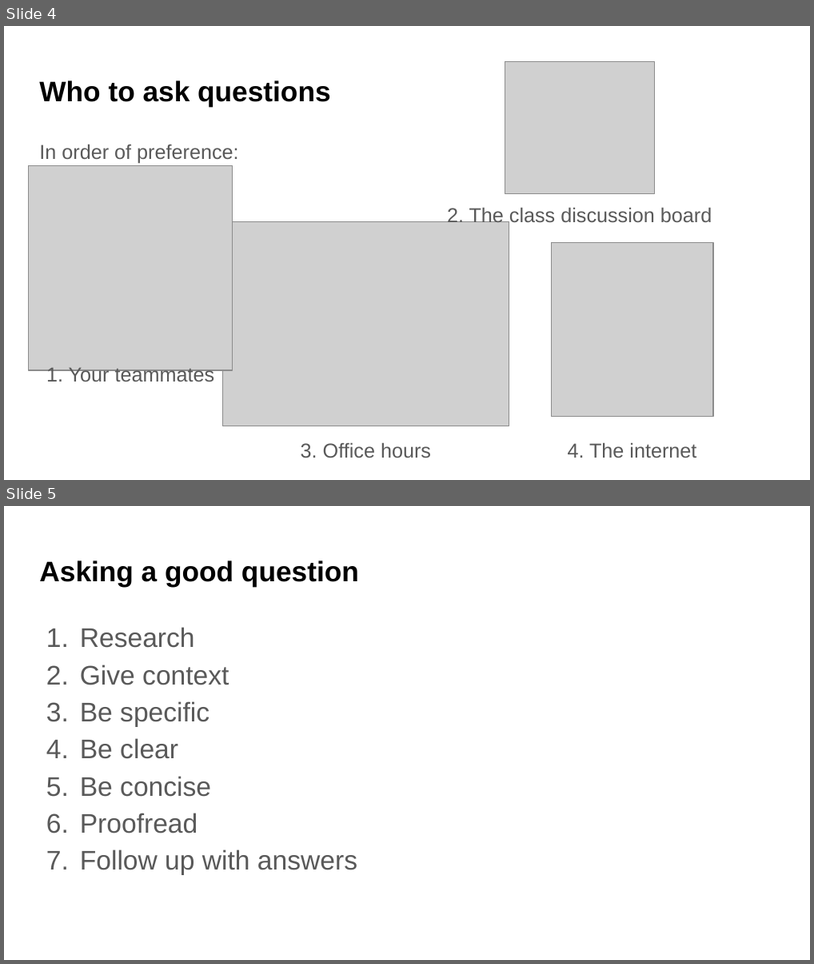
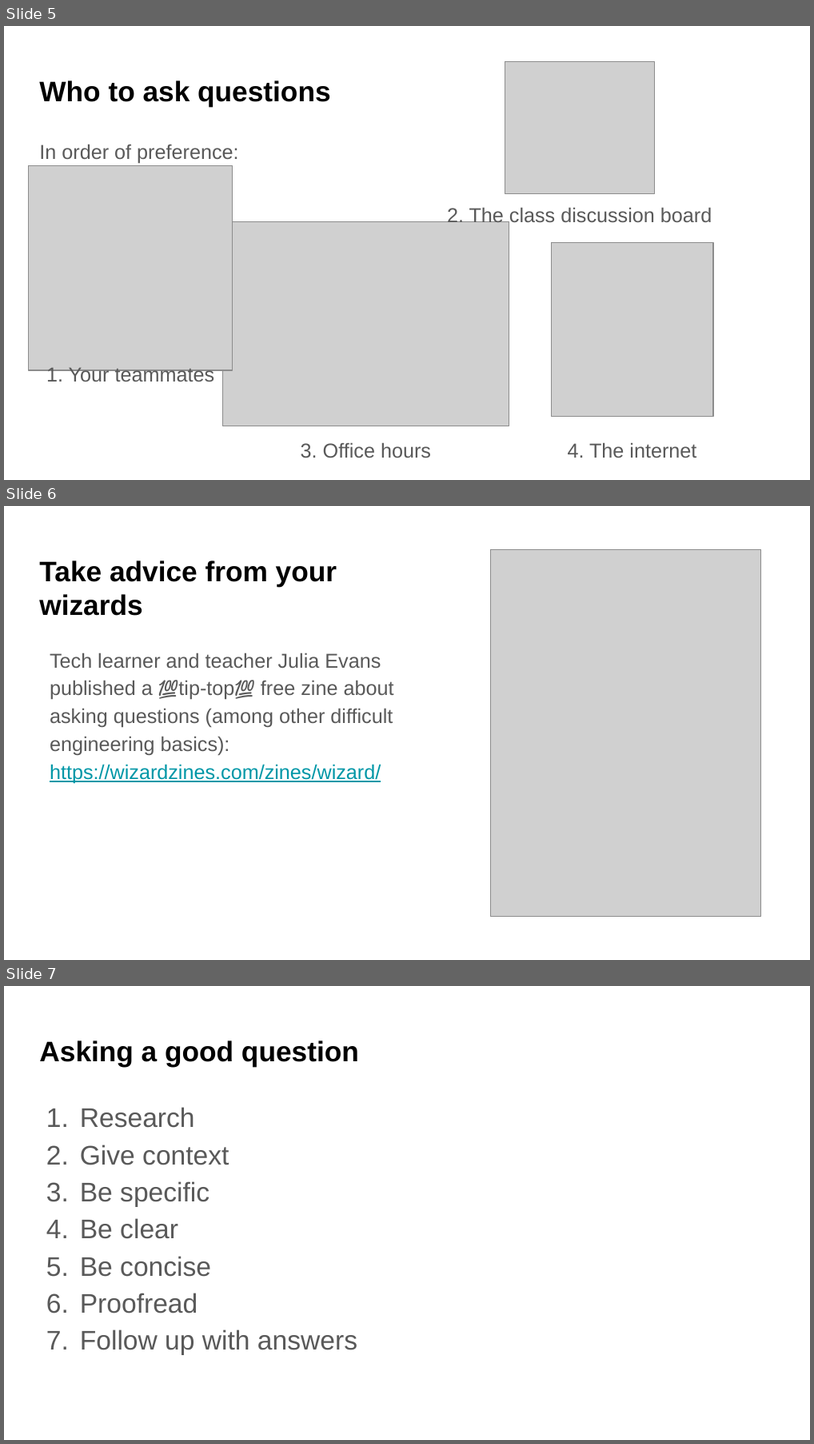
Before and after one commit to UWDATA515/lecture-materials, a slide deck: 01/DATA515_01_AskingQuestions.pptx. Shown one above the other, each under a label of ours: slides 4 and 5 before the commit, slides 5, 6 and 7 after it. The pictures are 814x964 and 814x1444 pixels, drawn with LibreOffice and Linux fonts; fonts in the diff are those of the drawing; grey boxes stand for pictures; background and template pictures are left out. Boxes give left, top, right and bottom in pixels: in the first picture for what was removed or moved away, otherwise in the second. Text is boxed around its words. In the diff, an @@ line names an element or a change of style, - is before the commit and + after.

```diff
--- a/01/DATA515_01_AskingQuestions.pptx
+++ b/01/DATA515_01_AskingQuestions.pptx
@@ slide 6 added at (4, 506, 810, 960), background picture (left out) @@
@@ picture added at (491, 549, 762, 916) @@
@@ title added at (39, 560, 337, 616), 25.2 pt, text #000000, bold @@
+Take advice from your wizards
@@ text added at (50, 652, 394, 783), 18 pt, text #595959 @@
+Tech learner and teacher Julia Evans published a 💯tip-top💯 free zine about asking questions (among other difficult engineering basics):
+https://wizardzines.com/zines/wizard/
@@ what was slide 4 is now slide 5 @@
@@ what was slide 5 is now slide 7 @@
```
Also in this commit, not shown: 10 slides changed, 2 other slides added, 3 other files.
